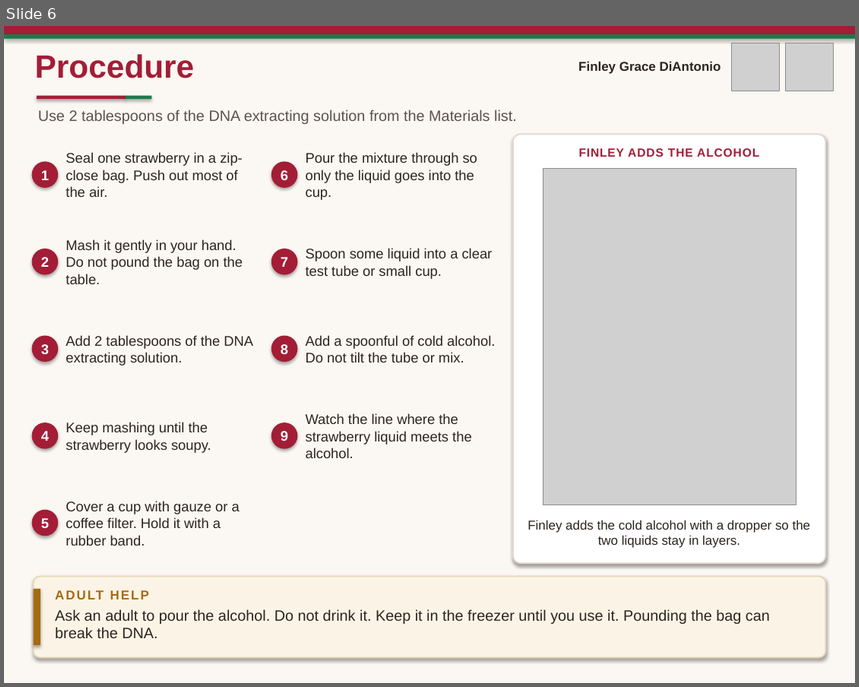
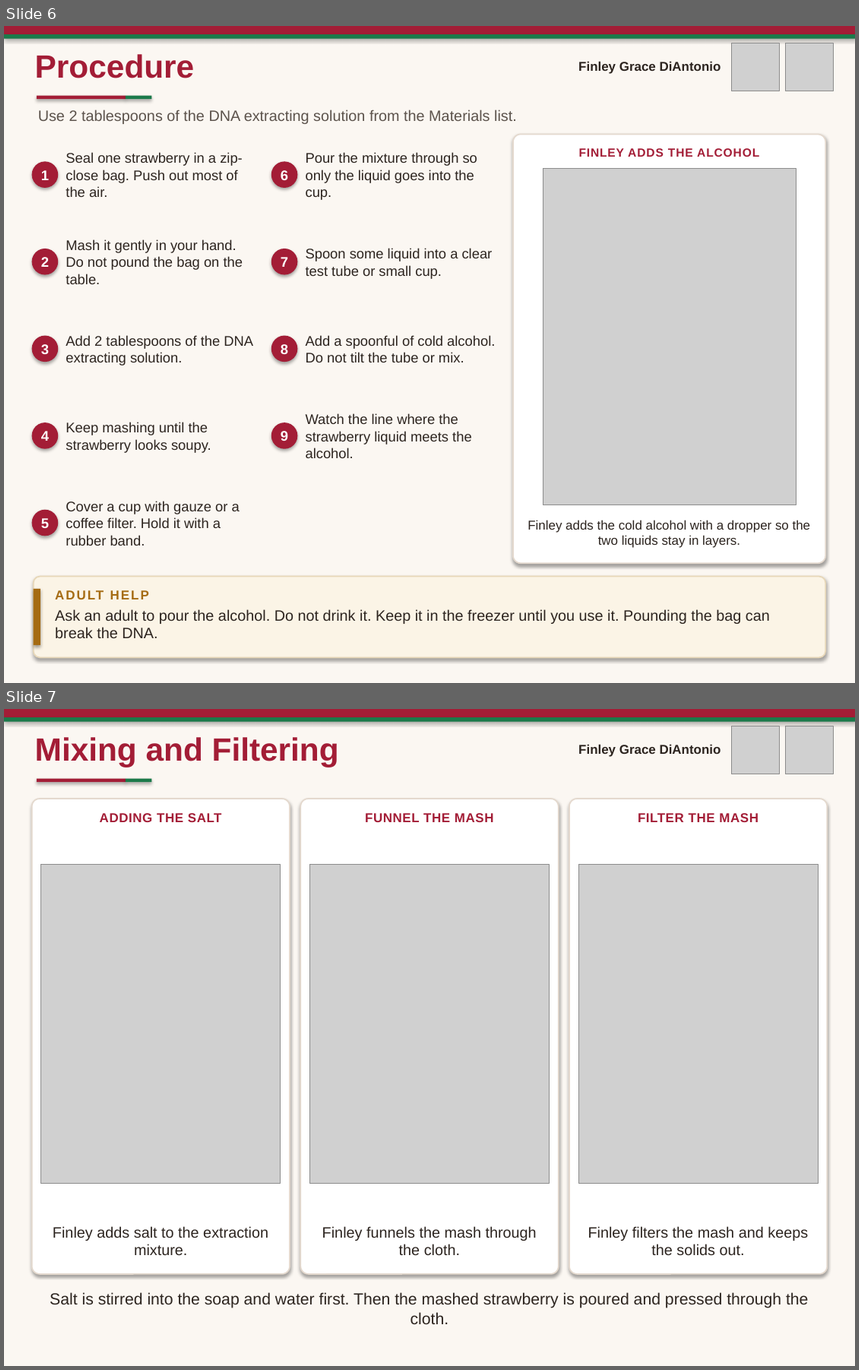
Before and after one commit to cbdiant/Cursor, a slide deck: Strawberry DNA Extraction Science Fair.pptx. Shown one above the other, each under a label of ours: slide 6 before the commit, slides 6 and 7 after it. The pictures are 859x687 and 859x1370 pixels, drawn with LibreOffice and Linux fonts; fonts in the diff are those of the drawing; grey boxes stand for pictures. Boxes give left, top, right and bottom in pixels: in the first picture for what was removed or moved away, otherwise in the second. Text is boxed around its words. In the diff, an @@ line names an element or a change of style, - is before the commit and + after.

```diff
--- a/Strawberry DNA Extraction Science Fair.pptx
+++ b/Strawberry DNA Extraction Science Fair.pptx
@@ slide 7 added at <box>4,709,855,1366</box>, background #FBF7F2 @@
@@ rectangle added at <box>4,709,855,717</box>, fill #A31D36 @@
@@ rectangle added at <box>4,717,855,722</box>, fill #1B7A4A @@
@@ picture added at <box>731,726,779,774</box> @@
@@ picture added at <box>785,726,833,774</box> @@
@@ text added at <box>35,737,339,768</box>, 30 pt, text #A31D36, bold @@
+Mixing and Filtering
@@ text added at <box>579,744,721,757</box>, 12 pt, text #2C241F, bold @@
+Finley Grace DiAntonio
@@ rounded rectangle added at <box>32,799,290,1274</box>, fill #FFFFFF, outline #E4D9CE 1.25 pt @@
@@ rectangle added at <box>37,779,126,782</box>, fill #A31D36 @@
@@ rectangle added at <box>126,779,151,782</box>, fill #1B7A4A @@
@@ rounded rectangle added at <box>300,799,558,1274</box>, fill #FFFFFF, outline #E4D9CE 1.25 pt @@
@@ rounded rectangle added at <box>569,799,827,1274</box>, fill #FFFFFF, outline #E4D9CE 1.25 pt @@
@@ text added at <box>100,813,222,822</box>, 12 pt, text #A31D36, bold @@
+ADDING THE SALT
@@ text added at <box>365,813,494,822</box>, 12 pt, text #A31D36, bold @@
+FUNNEL THE MASH
@@ text added at <box>638,813,759,822</box>, 12 pt, text #A31D36, bold @@
+FILTER THE MASH
@@ picture added at <box>41,865,280,1183</box> @@
@@ picture added at <box>310,865,549,1183</box> @@
@@ picture added at <box>579,865,818,1183</box> @@
@@ text added at <box>53,1227,268,1255</box>, 14 pt, text #2C241F @@
+Finley adds salt to the extraction mixture.
@@ text added at <box>322,1227,537,1256</box>, 14 pt, text #2C241F @@
+Finley funnels the mash through the cloth.
@@ text added at <box>588,1227,808,1256</box>, 14 pt, text #2C241F @@
+Finley filters the mash and keeps the solids out.
@@ text added at <box>50,1293,808,1325</box>, 15 pt, text #2C241F @@
+Salt is stirred into the soap and water first. Then the mashed strawberry is poured and pressed through the cloth.
```
Also in this commit, not shown: 1 other slide added, 6 other files.
